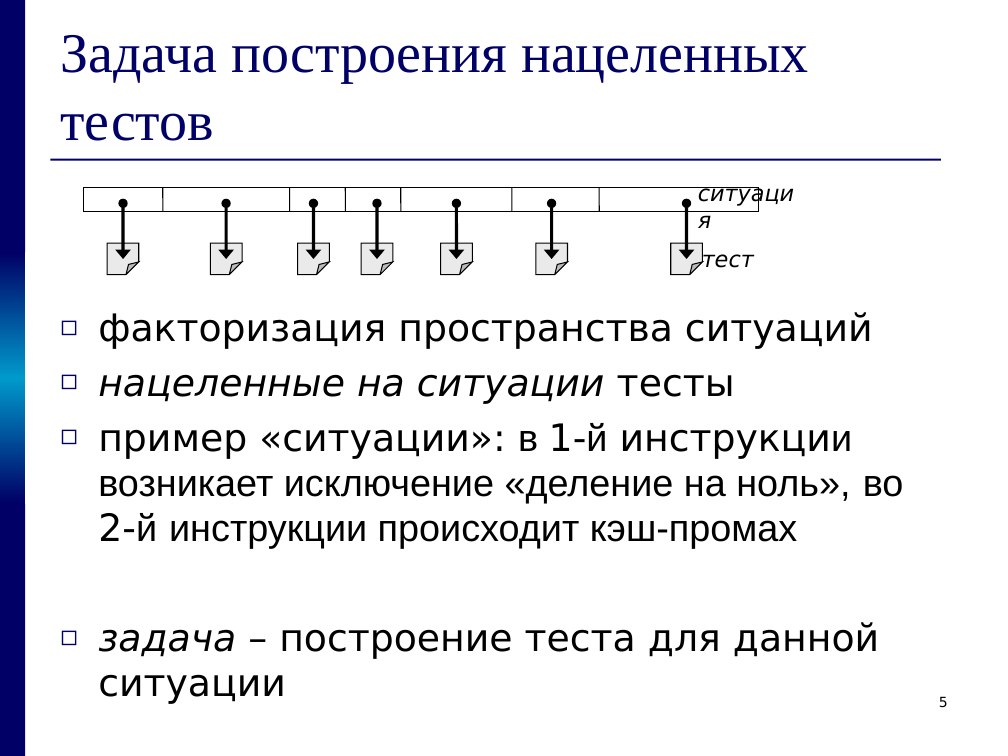
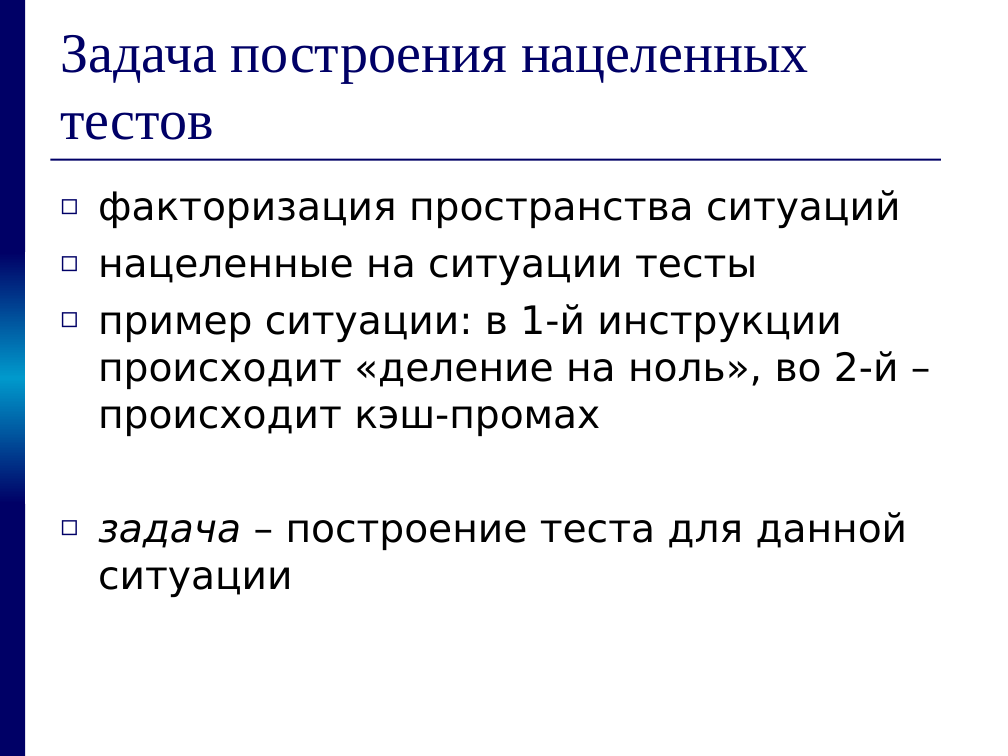
Before and after one commit to kornevgen/tesla-project, a slide deck: slide 5 of papers/THESIS/talks/pred/prethesis9.ppt. Drawn at 1008x756 pixels with LibreOffice and Linux fonts; fonts in the diff are those of the drawing. Boxes give left, top, right and bottom in pixels: in the first picture for what was removed or moved away, otherwise in the second. Text is boxed around its words. In the diff, an @@ line names an element or a change of style, - is before the commit and + after.

```diff
--- a/papers/THESIS/talks/pred/prethesis9.ppt
+++ b/papers/THESIS/talks/pred/prethesis9.ppt
@@ text "факторизация пространства ситуаций": place and size @@
-text "факторизация пространства ситуаций" at [98,312,904,704]
+text "факторизация пространства ситуаций" at [98,190,908,597]
@@ text removed at [688,174,812,212] @@
-ситуация
@@ rectangle removed at [84,187,758,212] @@
@@ text at [98,190,908,597]: size 27 to 28 pt in "факторизация пространства ситуаций", "нацеленные на ситуации тесты", "задача – построение теста для данной ситуации"; italic off in "нацеленные на ситуации" @@
@@ double arrow removed from (123, 204) to (123, 259) @@
@@ line removed from (162, 187) to (162, 212) @@
@@ double arrow removed from (226, 204) to (226, 259) @@
@@ line removed from (289, 187) to (289, 212) @@
@@ double arrow removed from (313, 204) to (313, 259) @@
@@ line removed from (346, 187) to (346, 212) @@
@@ double arrow removed from (377, 204) to (377, 259) @@
@@ line removed from (401, 187) to (401, 212) @@
@@ double arrow removed from (457, 204) to (457, 259) @@
@@ line removed from (512, 187) to (512, 212) @@
@@ double arrow removed from (551, 204) to (551, 259) @@
@@ line removed from (599, 187) to (599, 212) @@
@@ double arrow removed from (686, 204) to (686, 259) @@
@@ folded corner removed at [107,243,138,274] @@
@@ folded corner removed at [211,243,242,274] @@
@@ folded corner removed at [297,243,329,274] @@
@@ folded corner removed at [361,243,392,274] @@
@@ folded corner removed at [440,243,472,274] @@
@@ folded corner removed at [536,243,568,274] @@
@@ folded corner removed at [670,243,702,274] @@
@@ text removed at [702,248,754,268] @@
-тест
@@ text at [98,304,898,436]: text changed; size 27 to 28 pt; font Arial to DejaVu Sans @@
-◻ пример «ситуации»: в 1-й инструкции возникает исключение «деление на ноль», во 2-й инструкции происходит кэш-промах
+◻ пример ситуации: в 1-й инструкции происходит «деление на ноль», во 2-й – происходит кэш-промах
@@ page number removed at [939,696,948,708] @@
-5
```
Also in this commit, not shown: 10 other slides changed, 2 slides added, 2 slides removed.
